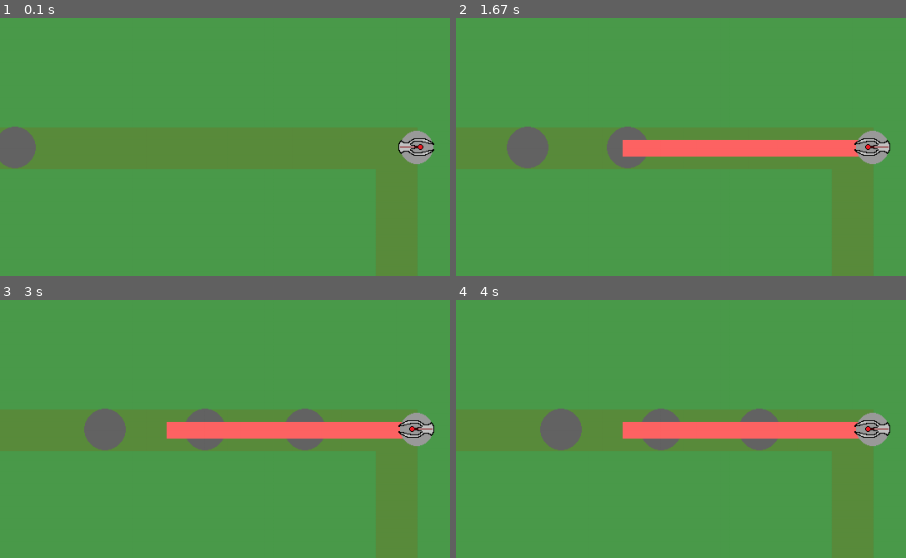
Above: before the commit, frames 1-4 (two rows, left to right).
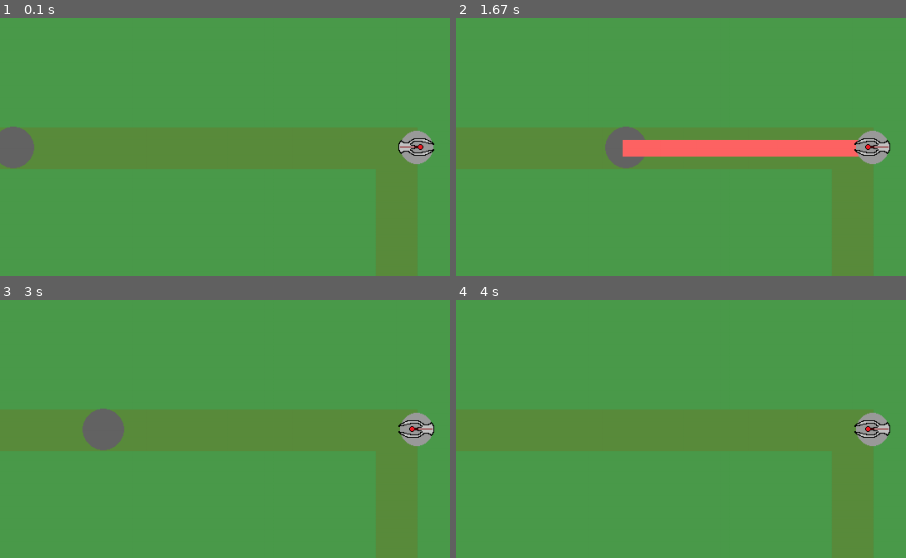
Above: after the commit, the same moments.

Repository: rhit-catapult/pygameproject-team0
Game: pygame game, started from project.py
Two runs of this game, one before a commit and one after it. Both use one fixed random seed, a clock stepped at 60 frames per second and the inputs below.
Inputs:
- Up to frame 1 (0.1 s): no input
- Up to frame 2 (1.67 s): no input
- Up to frame 3 (3 s): no input
- Up to frame 4 (4 s): no input
The pictures show only the part of the screen within x 0-50%, y 7-57%; the shares and areas given below are measured in that part.

The runs differ from the first frame. In frame 1, less than 0.1% of the frame differs, in the area x 0-8%, y 42-58%; in frame 2, 1.2%; in frame 3, 4.7%; in frame 4, 5.7%, in the area x 18-90%, y 42-59%.

Commit message:
Path updates

Diff:
--- a/project.py
+++ b/project.py
@@ -17,6 +17,7 @@
         # TODO: Add lives, money, waves
 lives = 100
 money = 500
+waves = 10
 
 class enemy:
     def __init__(self, screen, color, x, y, radius, speed_x, speed_y,health,speed):
@@ -149,17 +150,24 @@
         self.wavespawn = []
         self.state = state
         self.lastspawntime = 0
-    def spawns(self,enemyTotal,tim):
+    def spawns(self,tim, health):
         time.time()
         f = 0
-        if self.state:
-            for f in range(enemyTotal):
-                if time.time()-self.lastspawntime >= tim:
-
-                    Enemy = enemy(self.screen, (255, 255, 0), 5, 200, 50, 5, 0,50,2)
-                    self.wavespawn.append(Enemy)
-                    f+=1
-                    self.lastspawntime = time.time()
+        if time.time() - self.lastspawntime >= tim:
+            Enemy = enemy(self.screen, (255, 255, 0), 5, 200, 50, 5, 0, 50, 2)
+            self.wavespawn.append(Enemy)
+            Enemy.health = health
+            self.lastspawntime = time.time()
+            return True
+        return False
+        # if self.state:
+        #     for f in range(enemyTotal):
+        #         if time.time()-self.lastspawntime >= tim:
+        #
+        #             Enemy = enemy(self.screen, (255, 255, 0), 5, 200, 50, 5, 0,50,2)
+        #             self.wavespawn.append(Enemy)
+        #             f+=1
+        #             self.lastspawntime = time.time()
 
 
     def getList(self):
@@ -226,7 +234,8 @@
     test = beamTurret(screen, 500, 200,0.0)
     spawns = waveSpawn(screen, gamestate)
     activeEnemies = spawns.getList()
-
+    last_wave_time = 0
+    enemies_left = 0
     #my_enemy = enemy(screen, (255, 255, 0), 5, 200, 50, 0, 0)
     while True:
         for event in pygame.event.get():
@@ -244,8 +253,7 @@
         PTH.draw()
 
 
-        waves +=1
-        spawns.spawns(4,1)
+
 
         activeEnemies = spawns.getList()
         if len(activeEnemies)==4:
@@ -277,6 +285,39 @@
         #    test.turn(ion)
         #    ion -= 10
 
+        if time.time() - last_wave_time > 3 and enemies_left <= 0:
+            waves +=1
+            last_wave_time = time.time()
+            enemies_left = 10
+            if waves == 1:
+                enemies_left = 10
+            elif waves == 2:
+                enemies_left = 15
+            elif waves == 3:
+                enemies_left = 20
+            elif waves == 4:
+                enemies_left = 25
+
+        if waves == 1 and enemies_left > 0:
+            if spawns.spawns(2, 10):
+                enemies_left -= 1
+
+        if waves == 2 and enemies_left > 0:
+            if spawns.spawns(2, 30):
+                enemies_left -= 1
+
+        if waves == 3 and enemies_left > 0:
+            if spawns.spawns(1, 50):
+                enemies_left -= 1
+
+        if waves == 4 and enemies_left > 0:
+            if spawns.spawns(1, 65):
+                enemies_left -= 1
+
+        if waves == 5 and enemies_left > 0:
+            if spawns.spawns(.8, 80):
+                enemies_left -= 1
+
         UI.draw()
 
         #    #TODO: MAKE UNIQUE WAVES
